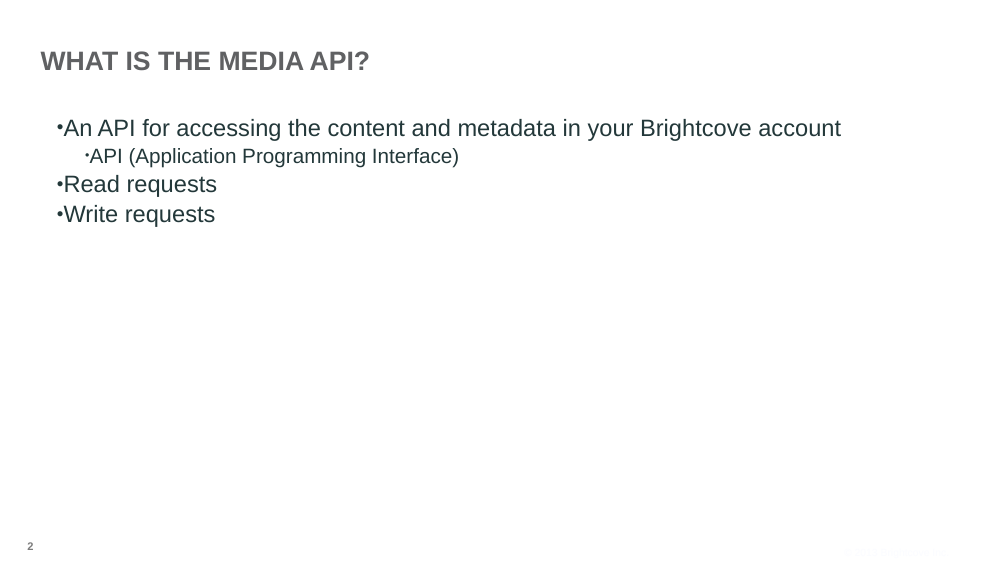
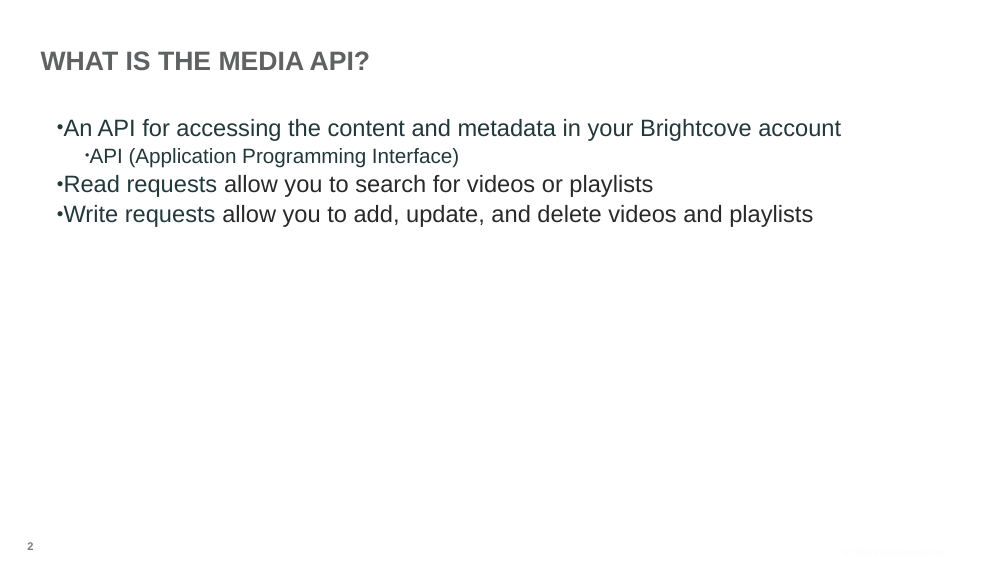
Before and after one commit to BrightcoveLearning/VideoCloudMediaAPI, a slide deck: slide 2 of VideoSessionsMaterials/Introducing.pptx. Drawn at 1008x567 pixels with LibreOffice and Linux fonts; fonts in the diff are those of the drawing; background and template pictures are left out. Boxes give left, top, right and bottom in pixels: in the first picture for what was removed or moved away, otherwise in the second. Text is boxed around its words. In the diff, an @@ line names an element or a change of style, - is before the commit and + after.

```diff
--- a/VideoSessionsMaterials/Introducing.pptx
+++ b/VideoSessionsMaterials/Introducing.pptx
@@ text at bbox=[64, 175, 813, 227]: text changed; text colour #23383A to #292929 @@
-• Read requests
-• Write requests
+• Read requests allow you to search for videos or playlists
+• Write requests allow you to add, update, and delete videos and playlists
```
Also in this commit, not shown: 2 other slides changed, 6 other files.
